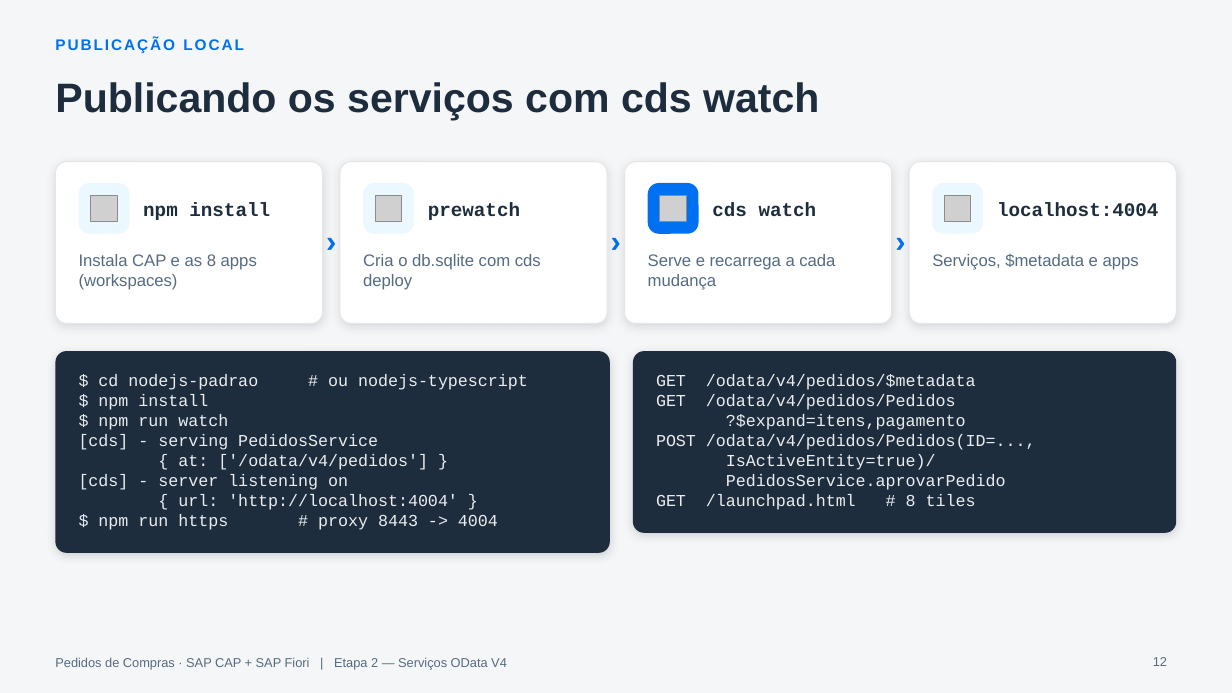
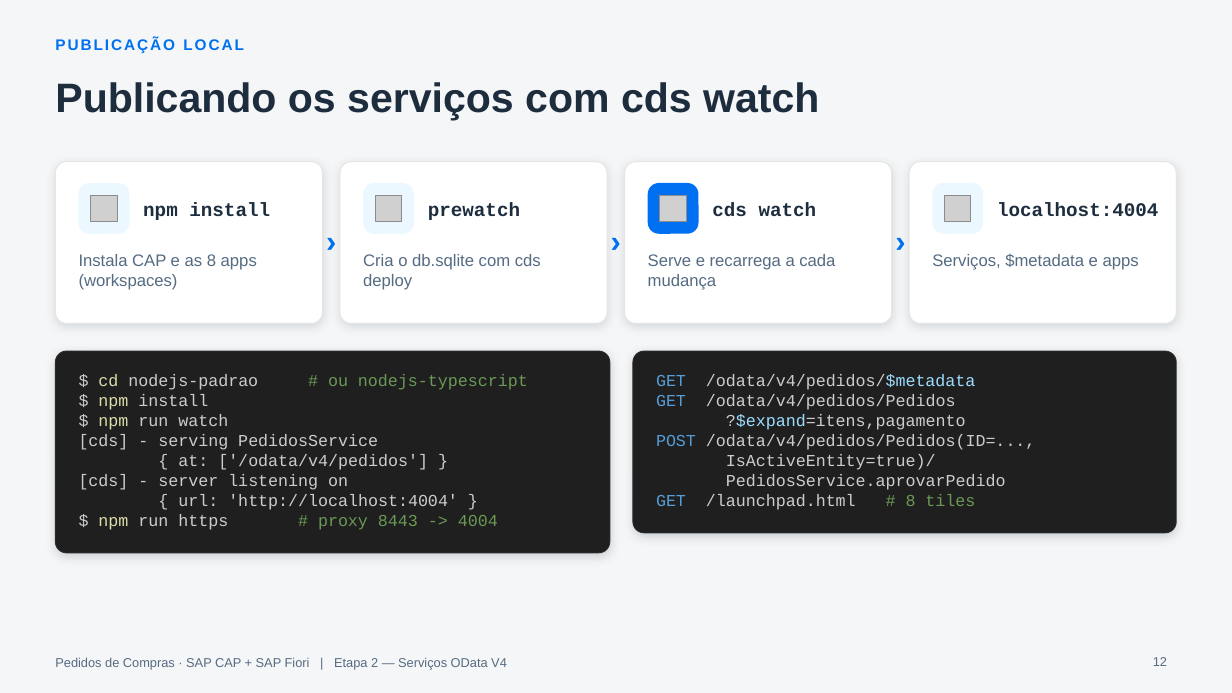
Before and after one commit to AdrianoBispo/sap-cap-nodejs-pedidos-de-compras-app, a slide deck: slide 12 of docs/apresentacoes/02-servicos-odata.pptx. Drawn at 1232x693 pixels with LibreOffice and Linux fonts; fonts in the diff are those of the drawing; grey boxes stand for pictures. Boxes give left, top, right and bottom in pixels: in the first picture for what was removed or moved away, otherwise in the second. Text is boxed around its words. In the diff, an @@ line names an element or a change of style, - is before the commit and + after.

```diff
--- a/docs/apresentacoes/02-servicos-odata.pptx
+++ b/docs/apresentacoes/02-servicos-odata.pptx
@@ rounded rectangle at <box>55,351,610,553</box>: fill #1D2D3E to #1F1F1F; outline none to #2B2B2B 0.75 pt @@
@@ rounded rectangle at <box>633,351,1177,533</box>: fill #1D2D3E to #1F1F1F; outline none to #2B2B2B 0.75 pt @@
@@ text "$ cd nodejs-padrao # ou ..." at <box>79,374,528,530</box>: text colour #EAECEE to #CCCCCC in "$ nodejs-padrao", "$ install", "$ run watch", "[cds] - serving PedidosService" and 4 more places; text colour #EAECEE to #DCDCAA in "cd", "npm", "npm", "npm"; text colour #EAECEE to #6A9955 in "# ou nodejs-typescript", "# proxy 8443 -> 4004" @@
@@ text "GET /odata/v4/pedidos/$metadata" at <box>656,374,1036,510</box>: text colour #EAECEE to #569CD6 in "GET", "GET", "POST", "GET"; text colour #EAECEE to #CCCCCC in "/odata/v4/pedidos/$metadata", "/odata/v4/pedidos/Pedidos", "?$expand=itens,pagamento", "/odata/v4/pedidos/Pedidos(ID=...," and 3 more places; text colour #EAECEE to #9CDCFE in "/odata/v4/pedidos/$metadata", "?$expand=itens,pagamento"; text colour #EAECEE to #6A9955 in "# 8 tiles" @@
```
Also in this commit, not shown: 3 other slides changed, 5 other files.
